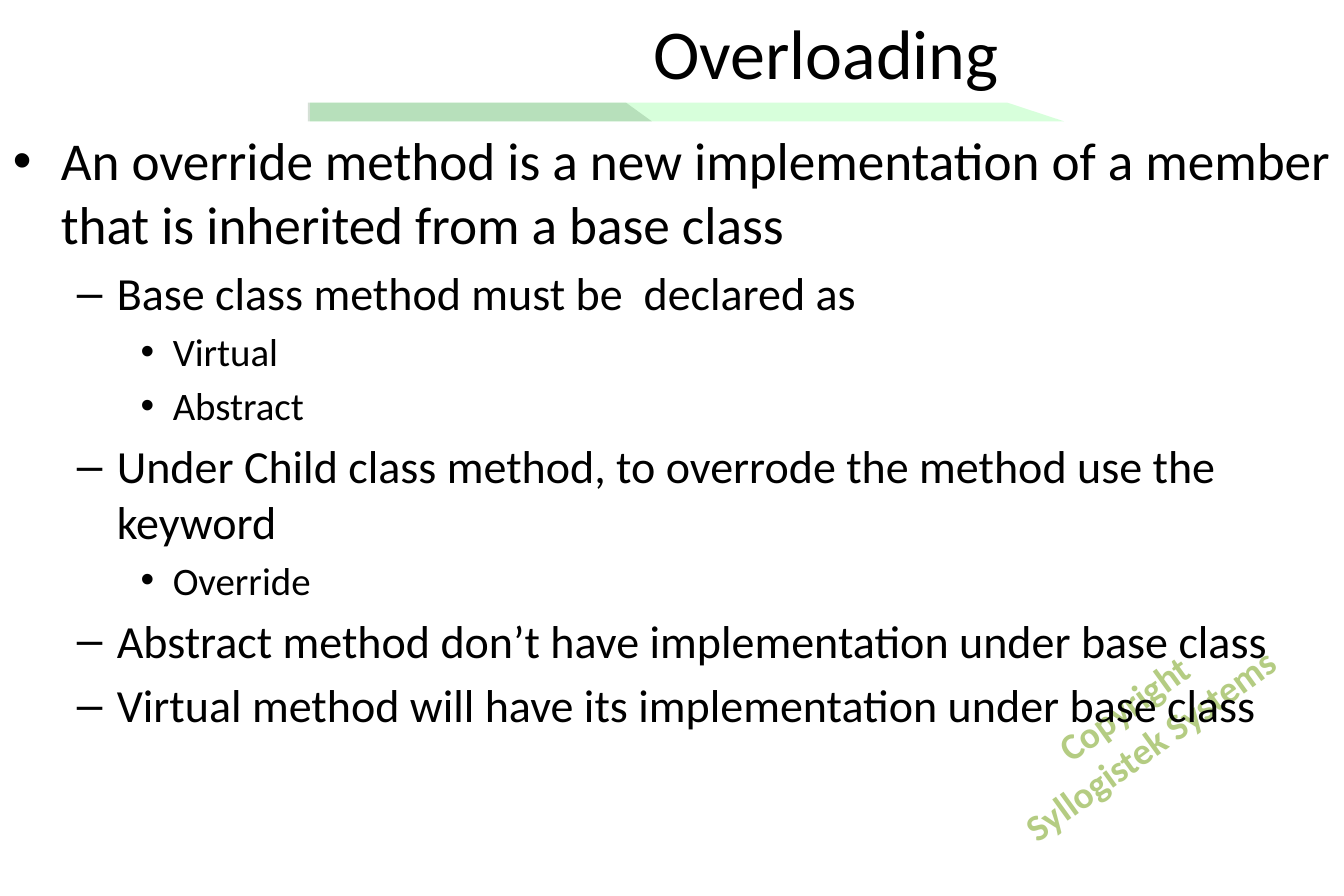
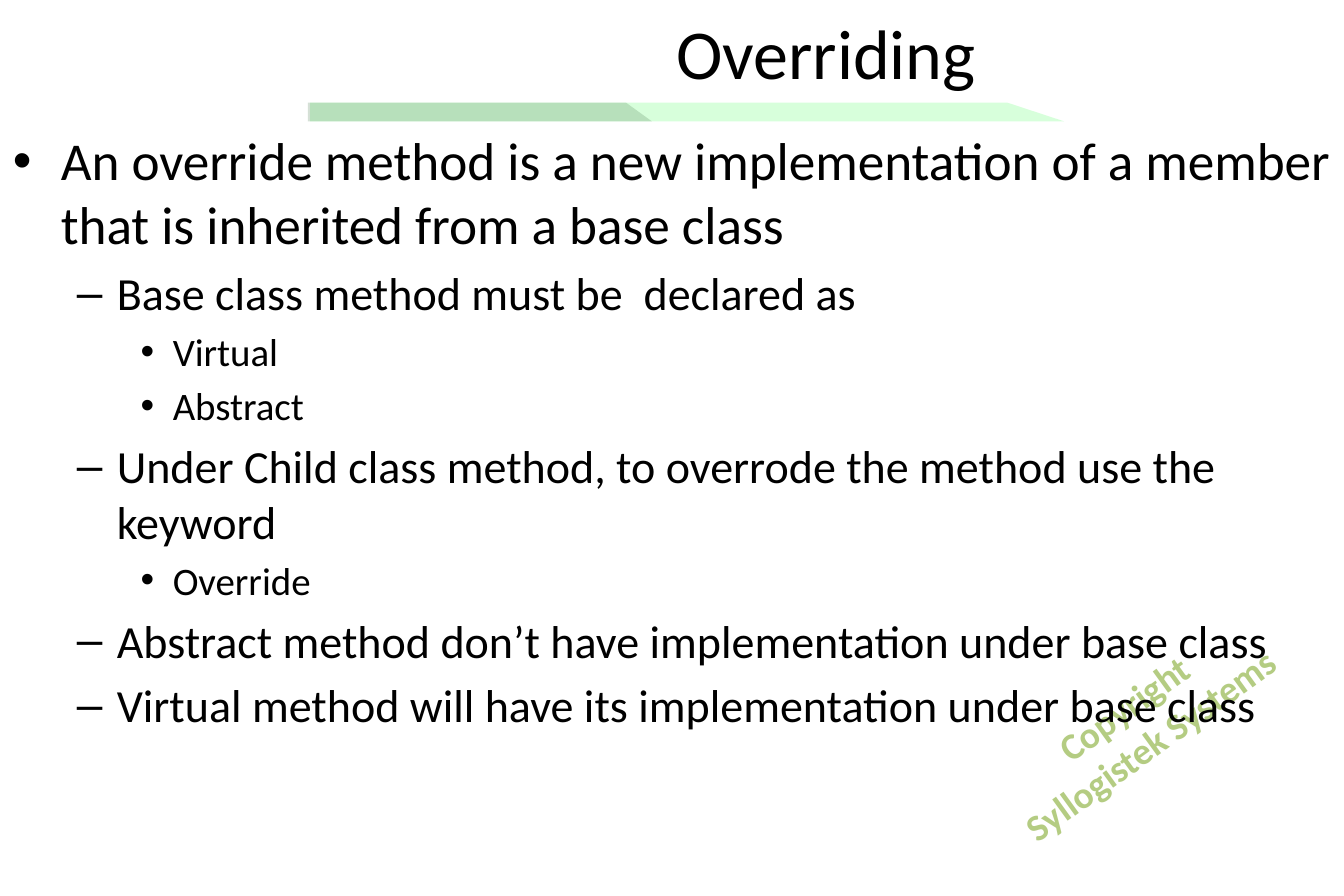
Before and after one commit to arghyabiswas/tutorials, a slide deck: slide 6 of Documents/Presentation-Day4.pptx. Drawn at 1344x896 pixels with LibreOffice and Linux fonts; fonts in the diff are those of the drawing; background and template pictures are left out. Boxes give left, top, right and bottom in pixels: in the first picture for what was removed or moved away, otherwise in the second. Text is boxed around its words. In the diff, an @@ line names an element or a change of style, - is before the commit and + after.

```diff
--- a/Documents/Presentation-Day4.pptx
+++ b/Documents/Presentation-Day4.pptx
@@ title at [676, 30, 975, 91]: text changed @@
-Overloading
+Overriding
```
